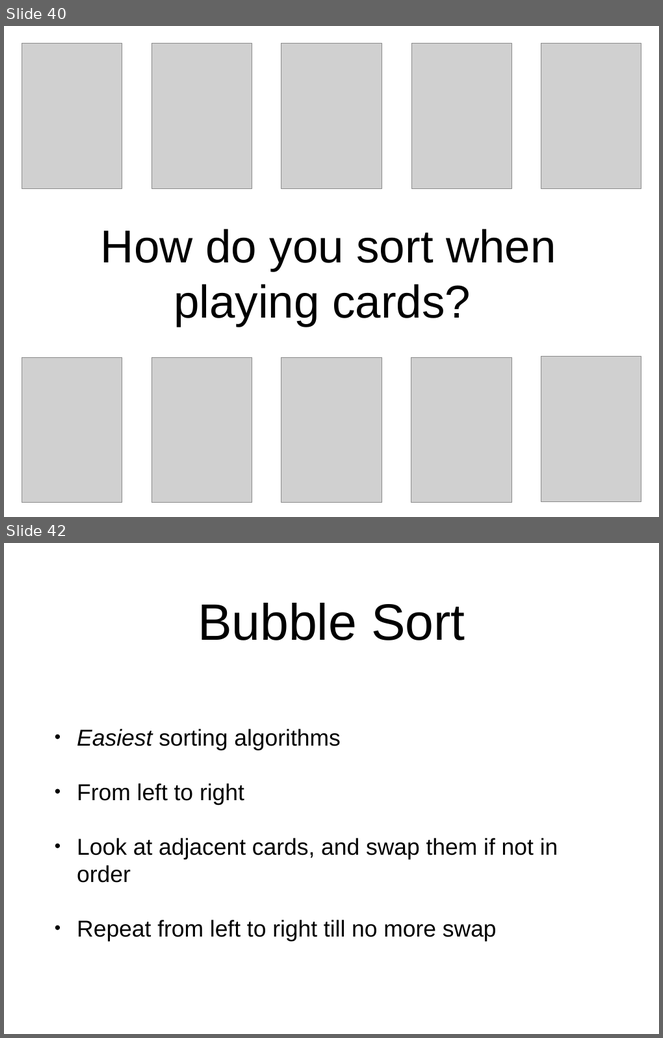
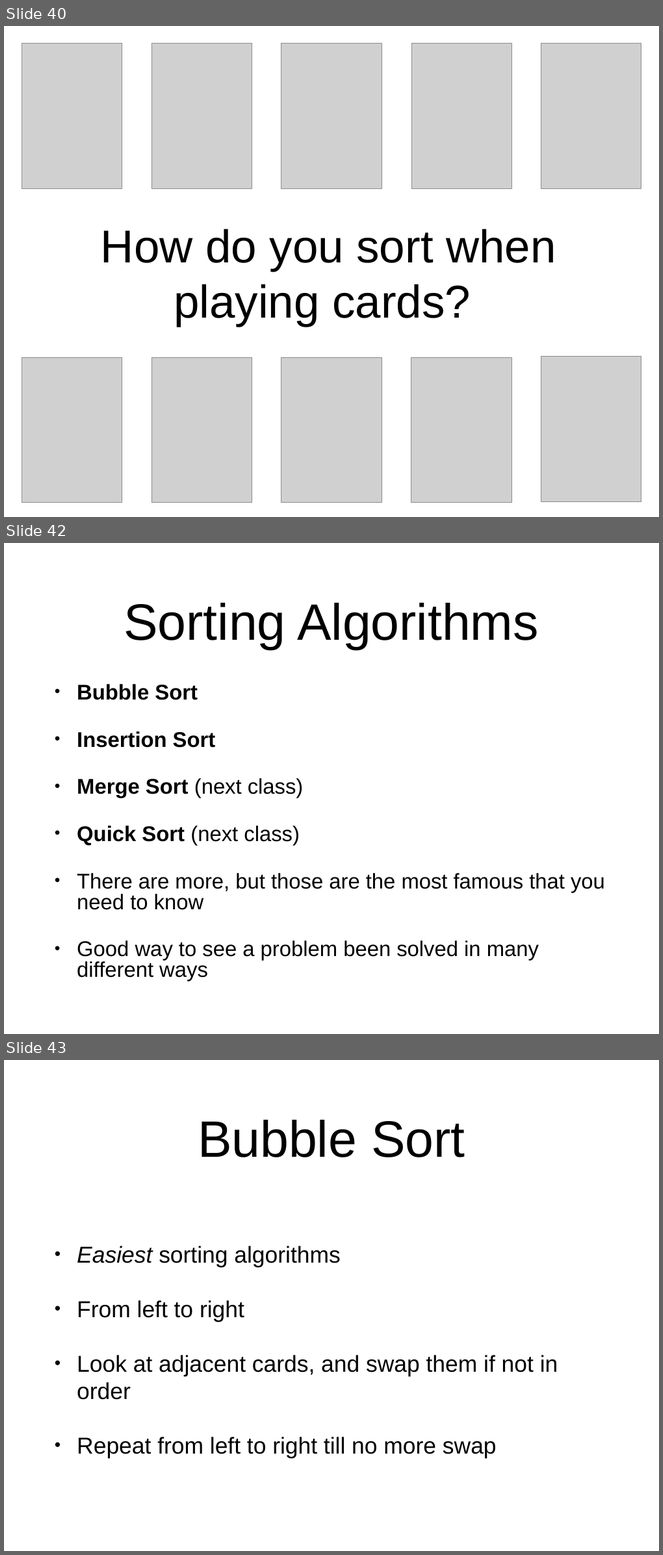
Before and after one commit to arcuri82/algorithms, a slide deck: docs/slides/03/03_analysis_sort.pptx. Shown one above the other, each under a label of ours: slides 40 and 42 before the commit, slides 40, 42 and 43 after it; the slides between them are not shown. The pictures are 663x1038 and 663x1555 pixels, drawn with LibreOffice and Linux fonts; fonts in the diff are those of the drawing; grey boxes stand for pictures. Boxes give left, top, right and bottom in pixels: in the first picture for what was removed or moved away, otherwise in the second. Text is boxed around its words. In the diff, an @@ line names an element or a change of style, - is before the commit and + after.

Commit message:
moving Insertion Sort into les03, + refactoring

```diff
--- a/docs/slides/03/03_analysis_sort.pptx
+++ b/docs/slides/03/03_analysis_sort.pptx
@@ slide 42 added at <box>4,543,659,1034</box>, background #FFFFFF @@
@@ title added at <box>124,603,539,650</box>, 80 pt, text #000000 @@
+Sorting Algorithms
@@ text added at <box>77,684,605,982</box>, 33.3 pt, text #000000 @@
+• Bubble Sort
+• Insertion Sort
+• Merge Sort (next class)
+• Quick Sort (next class)
+• There are more, but those are the most famous that you need to know
+• Good way to see a problem been solved in many different ways
@@ what was slide 42 is now slide 43 @@
```
Also in this commit, not shown: 1 slide changed, 2 other slides added, 21 other files.
